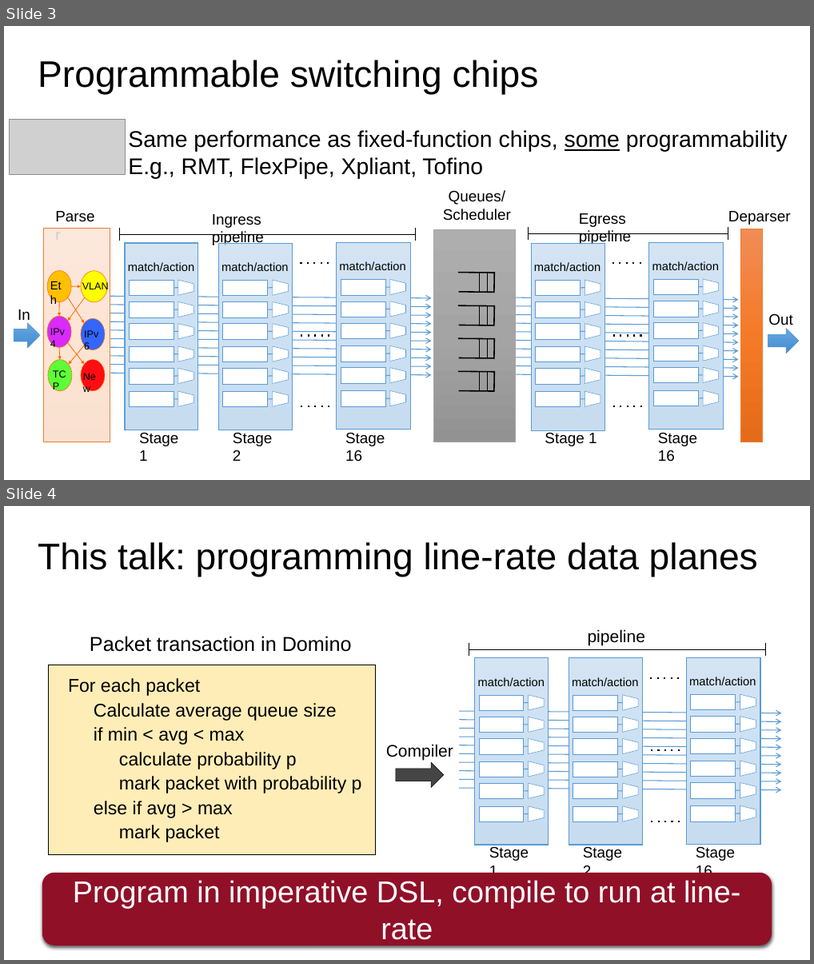
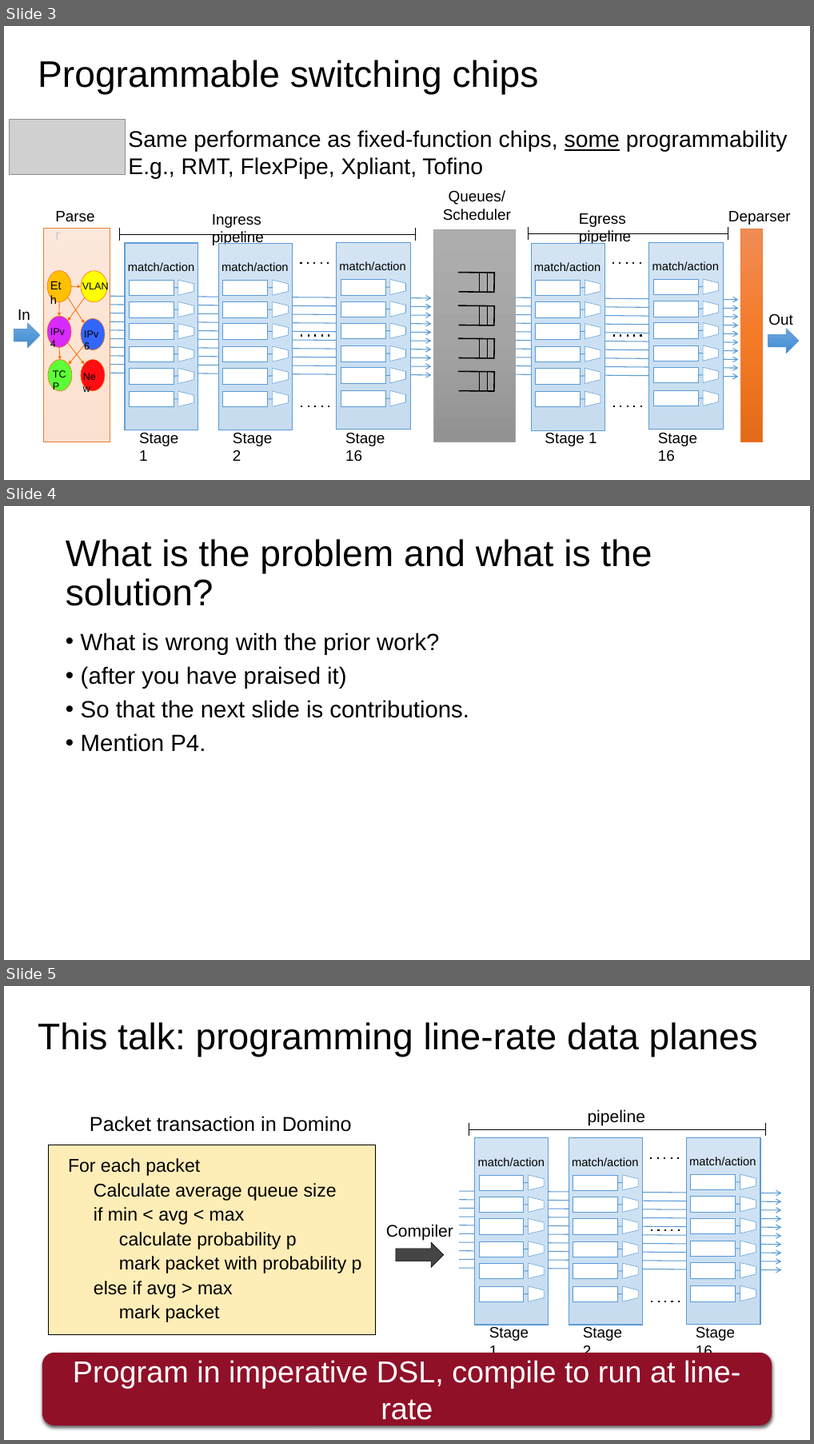
Before and after one commit to anirudhSK/pifo-domino-marple-ppts, a slide deck: domino_sigcomm.pptx. Shown one above the other, each under a label of ours: slides 3 and 4 before the commit, slides 3, 4 and 5 after it. The pictures are 814x964 and 814x1444 pixels, drawn with LibreOffice and Linux fonts; fonts in the diff are those of the drawing; grey boxes stand for pictures. Boxes give left, top, right and bottom in pixels: in the first picture for what was removed or moved away, otherwise in the second. Text is boxed around its words. In the diff, an @@ line names an element or a change of style, - is before the commit and + after.

```diff
--- a/domino_sigcomm.pptx
+++ b/domino_sigcomm.pptx
@@ slide 4 added at (4, 506, 810, 960), background #FFFFFF @@
@@ title added at (66, 539, 652, 606), 44 pt, text #000000 @@
+What is the problem and what is the solution?
@@ text added at (81, 632, 470, 752), 28 pt, text #000000 @@
+• What is wrong with the prior work?
+• (after you have praised it)
+• So that the next slide is contributions.
+• Mention P4.
@@ what was slide 4 is now slide 5 @@
```
Also in this commit, not shown: 2 slides changed.
